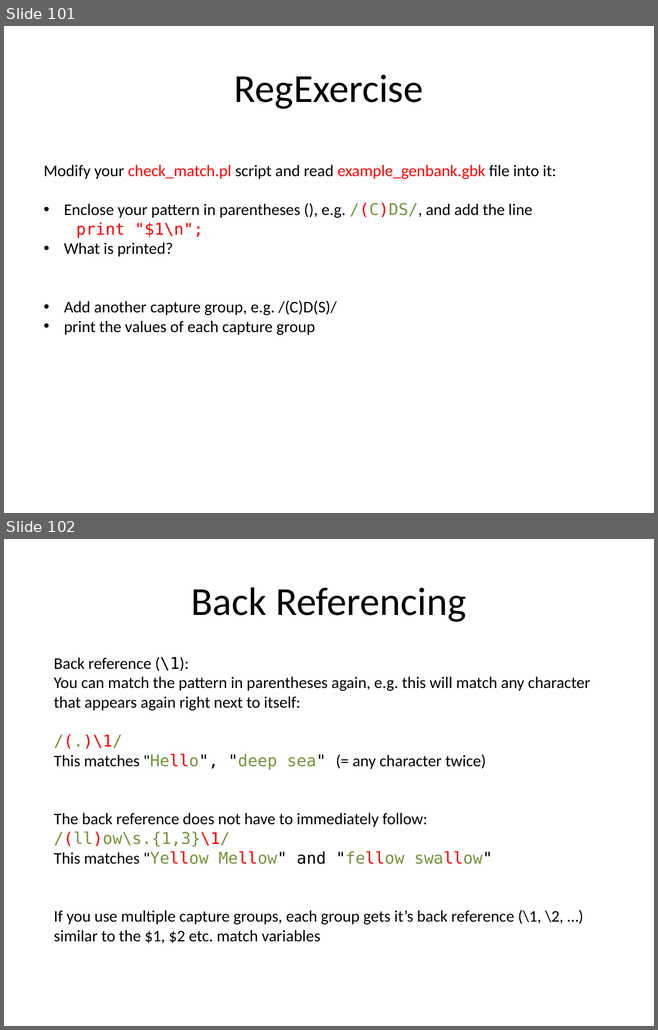
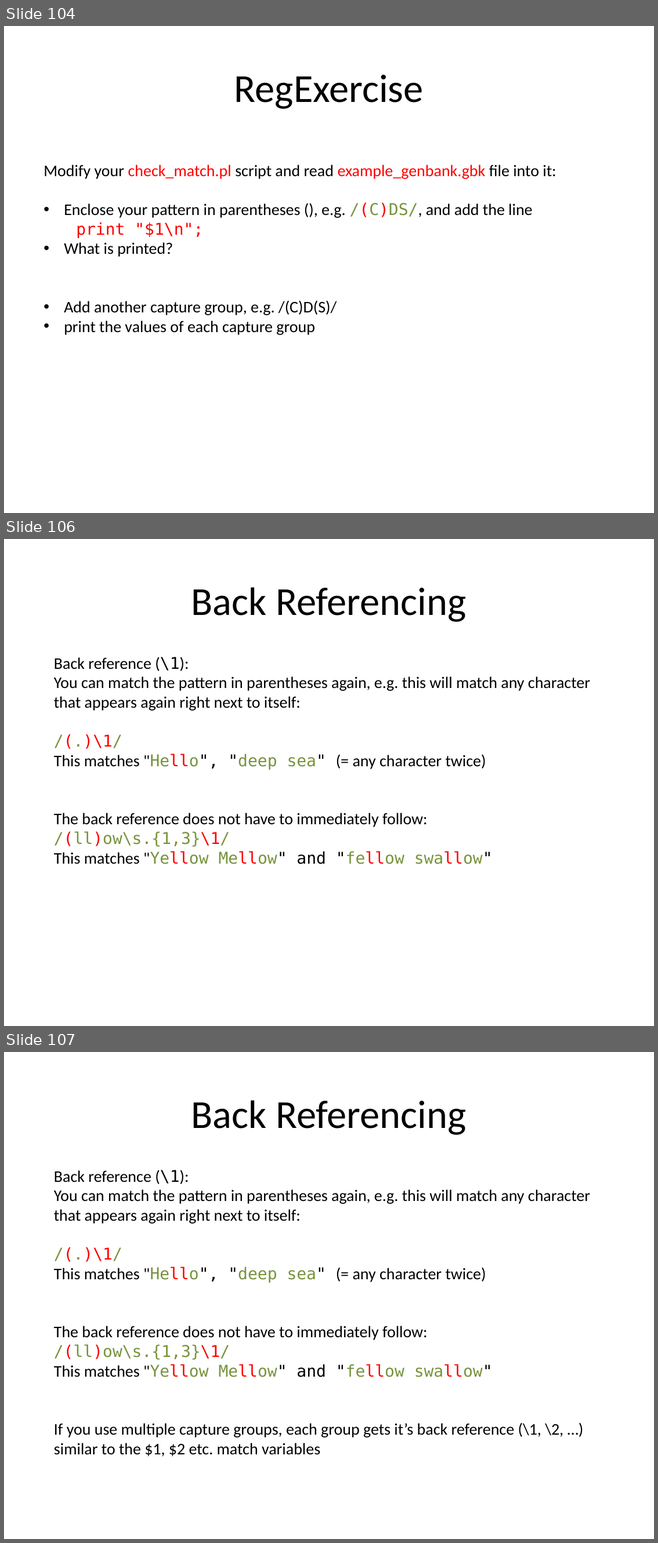
Before and after one commit to kbseah/perlcourse2017, a slide deck: Day1-1_JWI/Day1_intro_scalars_regex.pptx. Shown one above the other, each under a label of ours: slides 101 and 102 before the commit, slides 104, 106 and 107 after it; the slides between them are not shown. The pictures are 658x1030 and 658x1543 pixels, drawn with LibreOffice and Linux fonts; fonts in the diff are those of the drawing. Boxes give left, top, right and bottom in pixels: in the first picture for what was removed or moved away, otherwise in the second. Text is boxed around its words. In the diff, an @@ line names an element or a change of style, - is before the commit and + after.

```diff
--- a/Day1-1_JWI/Day1_intro_scalars_regex.pptx
+++ b/Day1-1_JWI/Day1_intro_scalars_regex.pptx
@@ slide 106 added at box(4, 539, 654, 1026), background #FFFFFF @@
@@ title added at box(191, 587, 466, 622), 44 pt, text #000000 @@
+Back Referencing
@@ text added at box(54, 657, 590, 864), 18 pt, text #000000 @@
+Back reference (\1):
+You can match the pattern in parentheses again, e.g. this will match any character that appears again right next to itself:
+/(.)\1/
+This matches "Hello", "deep sea" (= any character twice)
+The back reference does not have to immediately follow:
+/(ll)ow\s.{1,3}\1/
+This matches "Yellow Mellow" and "fellow swallow"
@@ what was slide 101 is now slide 104 @@
@@ what was slide 102 is now slide 107 @@
```
Also in this commit, not shown: 15 slides changed, 6 other slides added, 1 slide removed, 1 other file.
